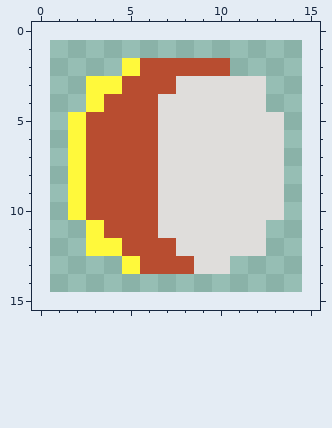
One commit to this pixel-art sprite: Common/UI/BookUI/PanelBackground.png. The picture above was drawn from the file before the commit.
The file is 28x28 pixels, drawn in blocks of 2x2; one block is one cell here. The old version is drawn lined up with the new one, on the new canvas.
After the commit:
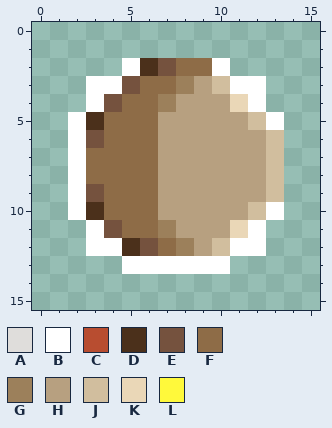
Palette (. is transparent): A #dfdddb  B #ffffff  C #b84d30  D #4b301b  E #75523e  F #8e6c47  G #9c805b  H #b7a080  J #d1be9e  K #ead7b7  L #fff93b
Change:
canvas 14x14 -> 16x16, the old top-left corner now at 1,1
Changed rows in their new state; - is an unchanged pixel.
first column x 2:
 2 ---BDEFFB---
 3 -BBEFFGHJBB-
 4 -BEFFGHHHKB-
 5 BDFFFHHHHHJB
 6 BEFFFHHHHHHJ
 7 BFFFFHHHHHHJ
 8 BFFFFHHHHHHJ
 9 BEFFFHHHHHHJ
10 BDFFFHHHHHJB
11 -BEFFGHHHKB-
12 -BBDEFGHJBB-
13 ---BBBBBB---
Pixel boxes of the changes (left, top, right, bottom) in both pictures:
changed: (68, 58, 284, 274)
